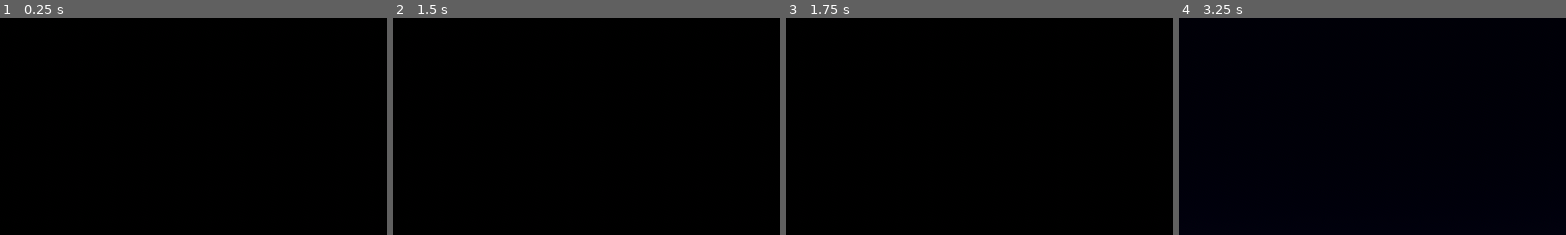
Above: before the commit, frames 1-4 (left to right).
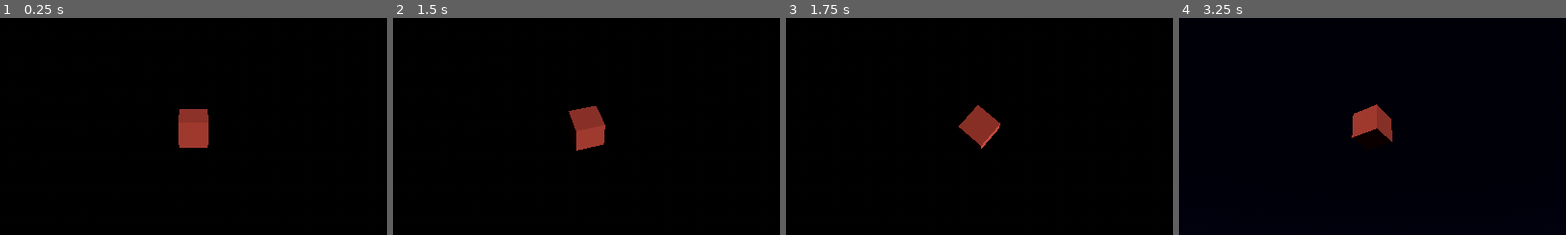
Above: after the commit, the same moments.

Repository: blugart-dev/moltbot-star-visualizer
Game: Godot game, scene res://scenes/main.tscn
Two runs of this game, one before a commit and one after it. Both use one fixed random seed, a clock stepped at 60 frames per second and the inputs below.
Inputs (mouse positions are % of the whole screen's width and height, from its top left):
- Up to frame 1 (0.25 s): no input
- Up to frame 2 (1.5 s): tap Enter at 0.5 s; move the mouse to (72, 45) at 0.52 s; hold Shift 0.53-1.25 s; click (72, 45) at 0.67 s; tap Space at 1.25 s; drag from (30, 55) to (45, 70) at 1.27 s
- Up to frame 3 (1.75 s): no input
- Up to frame 4 (3.25 s): tap Enter at 2 s; move the mouse to (60, 28) at 2.02 s; tap Ctrl at 2.1 s; click (60, 28) at 2.17 s; tap Space at 2.75 s; drag from (45, 70) to (20, 35) at 2.77 s
The pictures show only the part of the screen within x 25-75%, y 25-75%; the shares and areas given below are measured in that part.

The runs differ from the first frame. In frame 1, 1.4% of the frame differs, in the area x 46-54%, y 41-60%; in frame 2, 1.4%, in the area x 45-55%, y 40-62%; in frame 3, 1.1%; in frame 4, 1.1%.

Commit message:
feat: add placeholder cube as lobster stand-in
- Add 2x2x2 BoxMesh with reddish material at origin
- Placed as child of LobsterManager for easy removal later
- Provides visual reference for camera orbit testing

Closes #3

Co-Authored-By: Claude Opus 4.5 <noreply@anthropic.com>

Diff:
--- a/scenes/main.tscn
+++ b/scenes/main.tscn
@@ -18,11 +18,21 @@
 ambient_light_color = Color(0.15, 0.15, 0.2, 1)
 ambient_light_energy = 0.3
 
+[sub_resource type="StandardMaterial3D" id="StandardMaterial3D_placeholder"]
+albedo_color = Color(0.8, 0.3, 0.2, 1)
+
+[sub_resource type="BoxMesh" id="BoxMesh_placeholder"]
+material = SubResource("StandardMaterial3D_placeholder")
+size = Vector3(2, 2, 2)
+
 [node name="Main" type="Node"]
 
 [node name="World" type="Node3D" parent="."]
 
 [node name="LobsterManager" type="Node3D" parent="World"]
+
+[node name="PlaceholderCube" type="MeshInstance3D" parent="World/LobsterManager"]
+mesh = SubResource("BoxMesh_placeholder")
 
 [node name="Environment" type="WorldEnvironment" parent="World"]
 environment = SubResource("Environment_main")
Not shown: 1 places in scenes/main.tscn that only renumber resources
